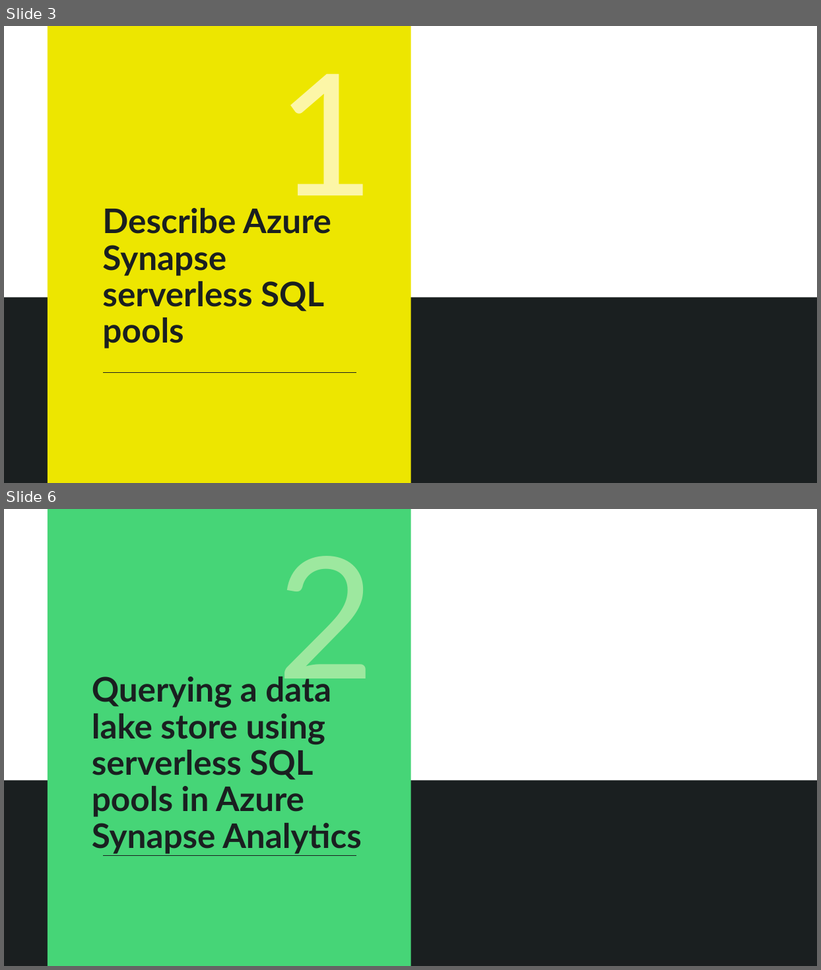
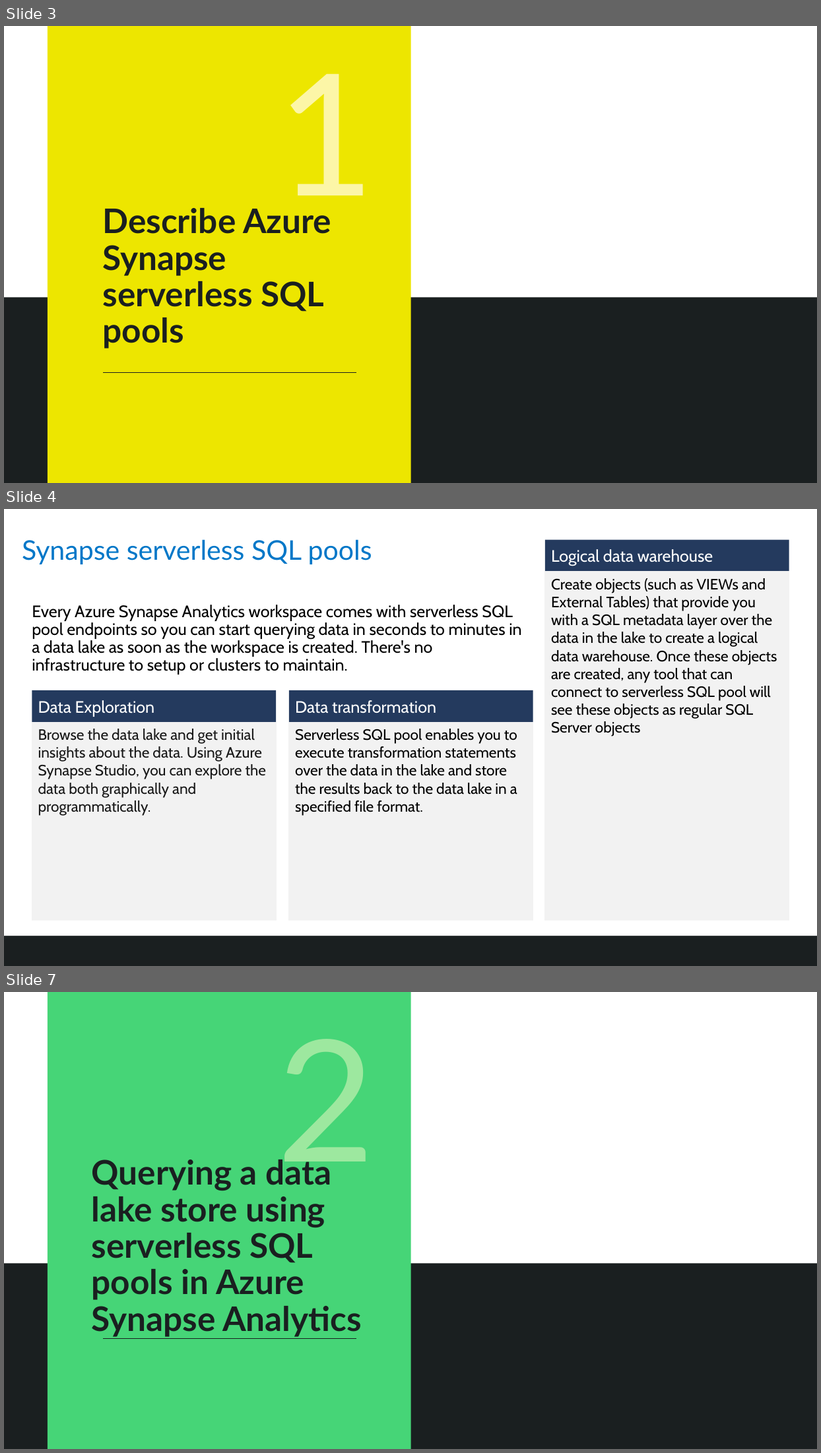
Before and after one commit to solliancenet/azure-data-engineering-conference-workshop-students, a slide deck: 05-Run Interactive queries using Azure Synapse Serverless.pptx. Shown one above the other, each under a label of ours: slides 3 and 6 before the commit, slides 3, 4 and 7 after it; the slides between them are not shown. The pictures are 821x970 and 821x1453 pixels, drawn with LibreOffice and Linux fonts; fonts in the diff are those of the drawing; background and template pictures are left out. Boxes give left, top, right and bottom in pixels: in the first picture for what was removed or moved away, otherwise in the second. Text is boxed around its words. In the diff, an @@ line names an element or a change of style, - is before the commit and + after.

```diff
--- a/05-Run Interactive queries using Azure Synapse Serverless.pptx
+++ b/05-Run Interactive queries using Azure Synapse Serverless.pptx
@@ slide 4 added at [4, 509, 817, 966], background #FFFFFF @@
@@ title added at [22, 539, 372, 564], 32 pt, text #0077C8 @@
+Synapse serverless SQL pools
@@ rectangle added at [545, 540, 789, 572], fill #243A5E, 19.6 pt, text #FFFFFF @@
+Logical data warehouse
@@ rectangle added at [545, 572, 789, 921], fill #F2F2F2, outline #F2F2F2 0.75 pt, 17.6 pt, text #000000 @@
+Create objects (such as VIEWs and External Tables) that provide you with a SQL metadata layer over the data in the lake to create a logical data warehouse. Once these objects are created, any tool that can connect to serverless SQL pool will see these objects as regular SQL Server objects
@@ text added at [32, 605, 521, 675], 19.6 pt, text #000000 @@
+Every Azure Synapse Analytics workspace comes with serverless SQL pool endpoints so you can start querying data in seconds to minutes in a data lake as soon as the workspace is created. There's no infrastructure to setup or clusters to maintain.
@@ rectangle added at [32, 691, 276, 722], fill #243A5E, 19.6 pt, text #FFFFFF @@
+Data Exploration
@@ rectangle added at [289, 691, 533, 722], fill #243A5E, 19.6 pt, text #FFFFFF @@
+Data transformation
@@ rectangle added at [32, 722, 276, 921], fill #F2F2F2, outline #F2F2F2 0.75 pt, 17.6 pt, text #171717 @@
+Browse the data lake and get initial insights about the data. Using Azure Synapse Studio, you can explore the data both graphically and programmatically.
@@ rectangle added at [289, 722, 533, 921], fill #F2F2F2, outline #F2F2F2 0.75 pt, 17.6 pt, text #000000 @@
+Serverless SQL pool enables you to execute transformation statements over the data in the lake and store the results back to the data lake in a specified file format.
@@ rectangle added at [4, 937, 817, 966], fill #1A1F20 @@
@@ rectangle added at [4, 937, 817, 966], fill #1A1F20 at 75% opacity @@
@@ what was slide 6 is now slide 7 @@
```
Also in this commit, not shown: 2 slides changed, 2 other slides added, 4 other files.
